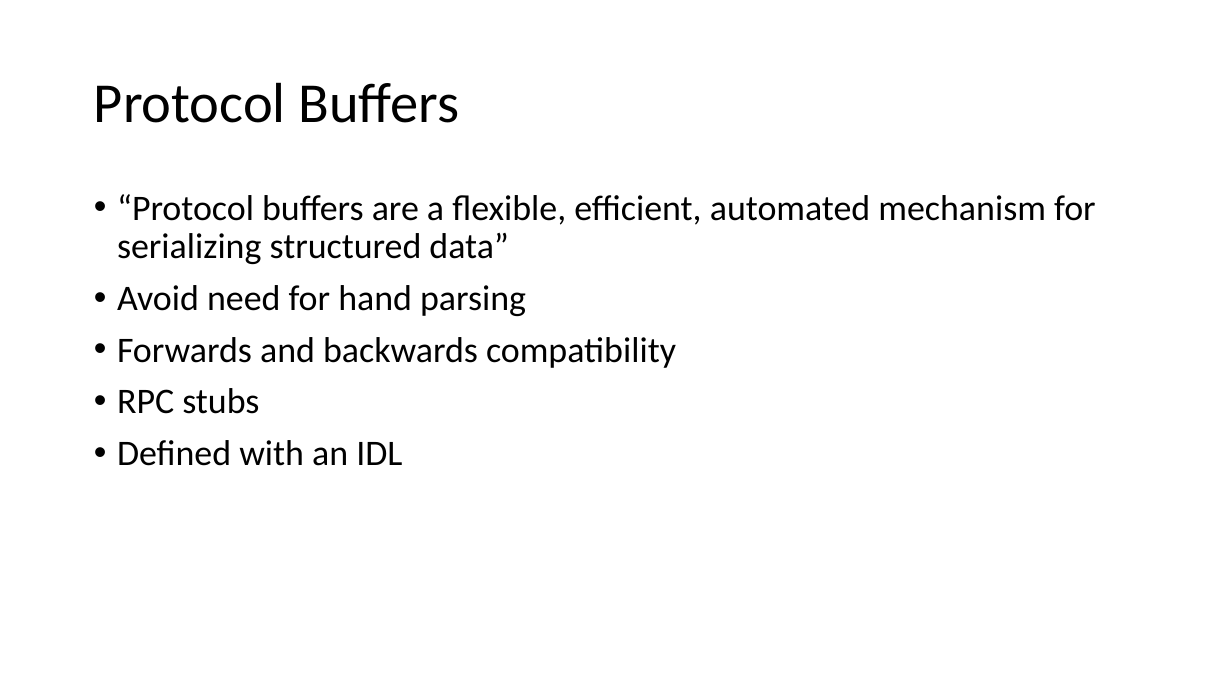
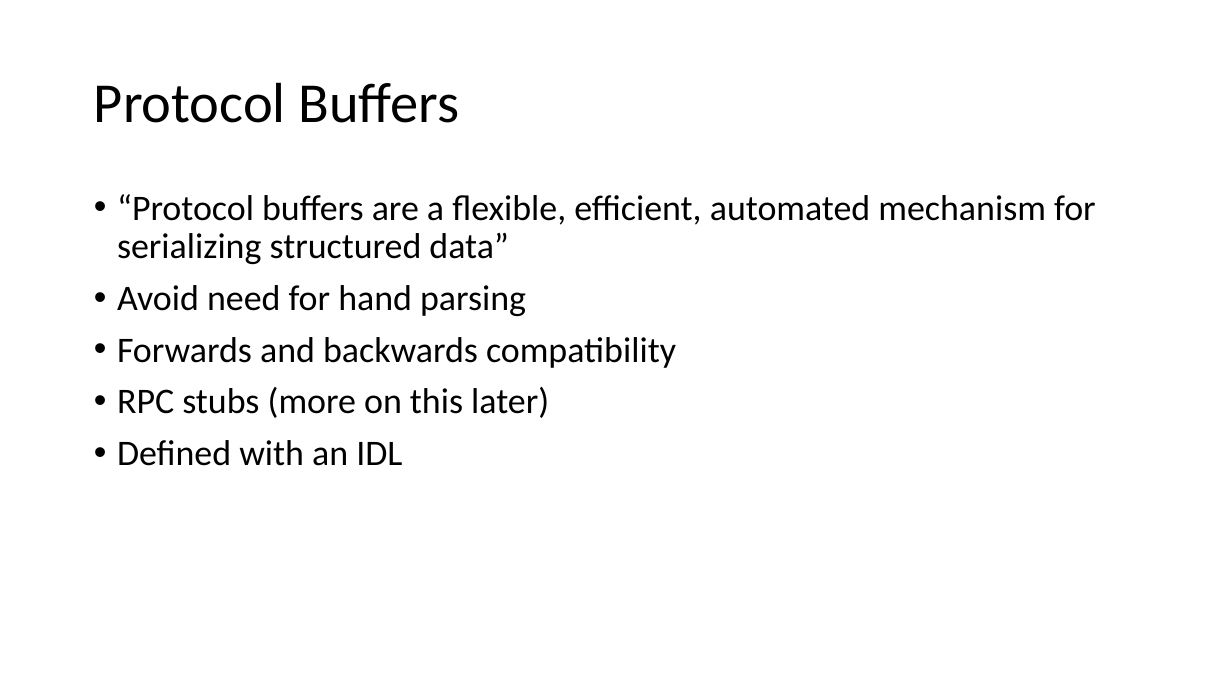
Before and after one commit to dsafa/grpc-demo, a slide deck: slide 4 of Presentation1.pptx. Drawn at 1232x693 pixels with LibreOffice and Linux fonts; fonts in the diff are those of the drawing. Boxes give left, top, right and bottom in pixels: in the first picture for what was removed or moved away, otherwise in the second. Text is boxed around its words. In the diff, an @@ line names an element or a change of style, - is before the commit and + after.

```diff
--- a/Presentation1.pptx
+++ b/Presentation1.pptx
@@ text at [117,387,549,418]: text changed @@
-• RPC stubs
+• RPC stubs (more on this later)
```
Also in this commit, not shown: 1 other slide changed, 1 slide removed.
